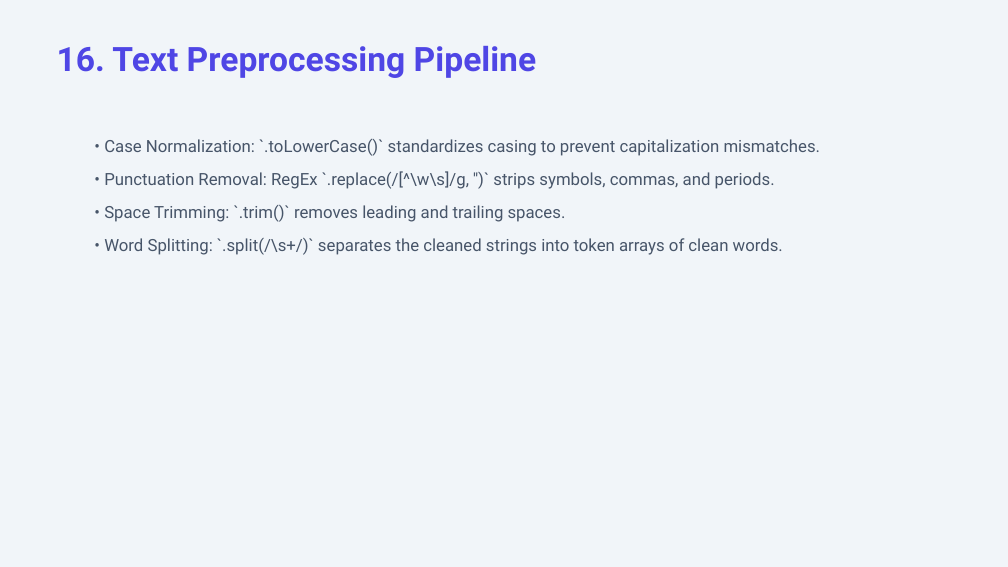
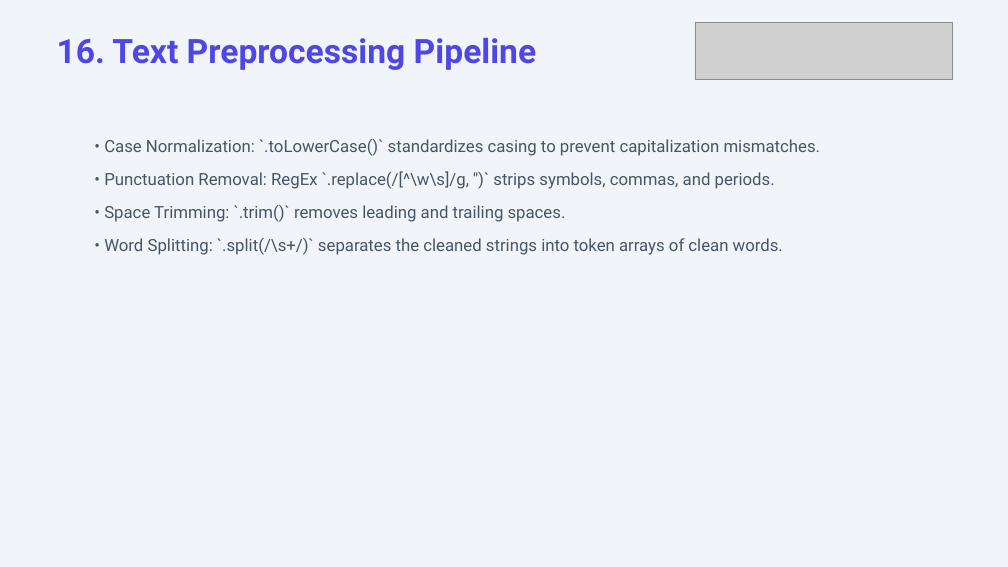
Before and after one commit to Jaydeep131/DocumentSimilarityDetector, a slide deck: slide 17 of AI_Based_Document_Similarity_Duplicate_Detection_NLP_PBL.pptx. Drawn at 1008x567 pixels with LibreOffice and Linux fonts; fonts in the diff are those of the drawing; grey boxes stand for pictures. Boxes give left, top, right and bottom in pixels: in the first picture for what was removed or moved away, otherwise in the second. Text is boxed around its words. In the diff, an @@ line names an element or a change of style, - is before the commit and + after.

Commit message:
Integrate user's custom circuit background image into PPTX

```diff
--- a/AI_Based_Document_Similarity_Duplicate_Detection_NLP_PBL.pptx
+++ b/AI_Based_Document_Similarity_Duplicate_Detection_NLP_PBL.pptx
@@ picture added at (x1=696, y1=23, x2=953, y2=79) @@
@@ text "16. Text Preprocessing Pipeline" moved from (x1=57, y1=46, x2=536, y2=78) to (x1=57, y1=38, x2=536, y2=70) @@
```
Also in this commit, not shown: 30 other slides changed, 3 other files.
